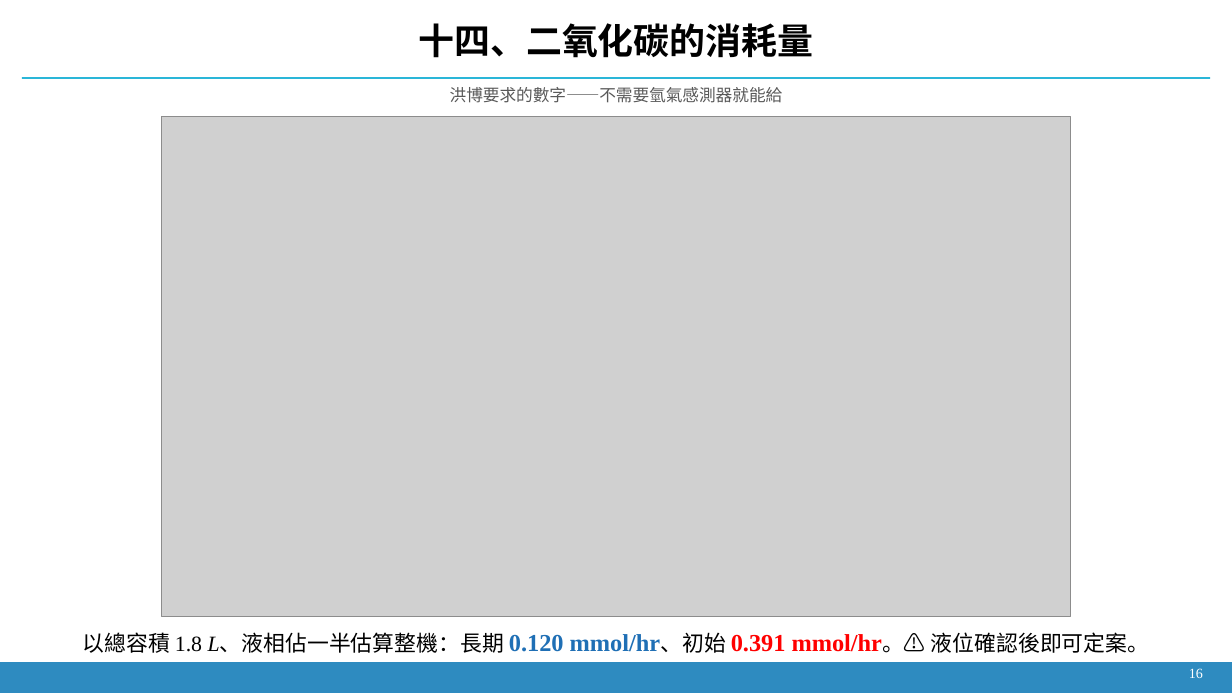
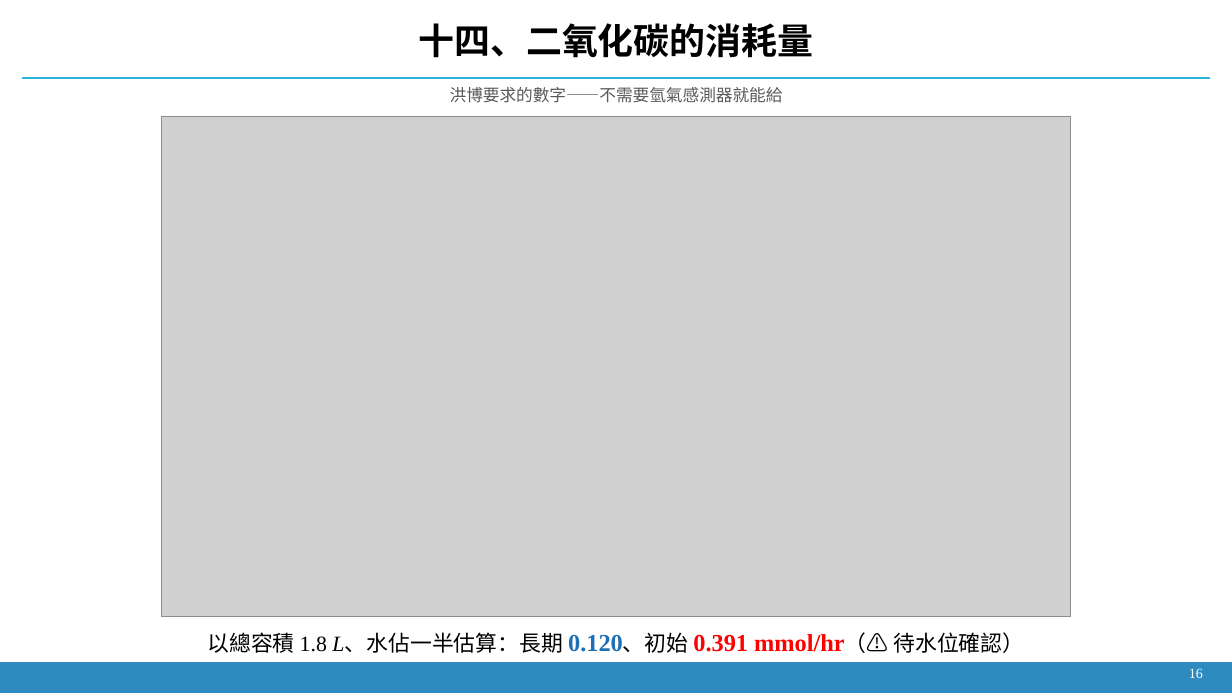
Before and after one commit to Yutou0601/Bioreactor-Edge-AI, a slide deck: slide 15 of docs/decks/簡報_2026-09-21_氫氣流失與壓降歸因.pptx. Drawn at 1232x693 pixels with LibreOffice and Linux fonts; fonts in the diff are those of the drawing; grey boxes stand for pictures. Boxes give left, top, right and bottom in pixels: in the first picture for what was removed or moved away, otherwise in the second. Text is boxed around its words. In the diff, an @@ line names an element or a change of style, - is before the commit and + after.

```diff
--- a/docs/decks/簡報_2026-09-21_氫氣流失與壓降歸因.pptx
+++ b/docs/decks/簡報_2026-09-21_氫氣流失與壓降歸因.pptx
@@ text at [207, 632, 1024, 653]: text changed @@
-以總容積 1.8 L、液相佔一半估算整機：長期 0.120 mmol/hr、初始 0.391 mmol/hr。⚠ 液位確認後即可定案。
+以總容積 1.8 L、水佔一半估算：長期 0.120、初始 0.391 mmol/hr（⚠ 待水位確認）
```
Also in this commit, not shown: 9 other slides changed, 2 other files.
